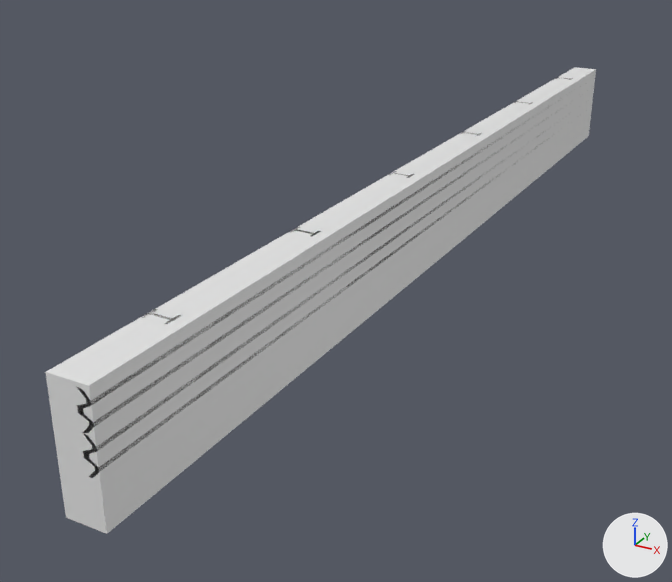
One commit to the FBX model Game/Content/Level_2/Prop/Fence_2/SM_Fence_2.fbx: the scene before it, then after it.
Rendered twice from a 50 mm camera at (0.07, -0.293, 0.074) aimed at (-0.02, -0.13, -0.008). The lights are fixed; the arrows at lower right show +X, +Y and +Z. The first picture is the older version. Where no turn or scale is listed for an object, it has been applied to the vertices. Vertices at exactly the same position are counted once.

The scene before the commit, as lines of its bpy script (objects in view):
```python
me_cb_fence_1_001 = bpy.data.meshes.new('CB_Fence_1.001')
me_cb_fence_1_001.from_pydata(...)  # a box spanning x -0.007..0.0, y -0.225..0.0, z 0.0..0.021
me_sm_railing_b_001 = bpy.data.meshes.new('SM_Railing_B.001')
me_sm_railing_b_001.from_pydata(...)  # 748 vertices, 1308 faces; spans x -0.007..0.0, y -0.225..0.0, z 0.0..0.021
me_sm_railing_b_001.materials.append(mat_m_barriers_metal)  # grey #808080
ob_cb_fence_1 = bpy.data.objects.new('CB_Fence_1', me_cb_fence_1_001)
ob_cb_fence_1.location = (0.0, 0.0, 0.0)
ob_fence = bpy.data.objects.new('Fence', me_sm_railing_b_001)
ob_fence.location = (0.0, 0.0, 0.0)
```
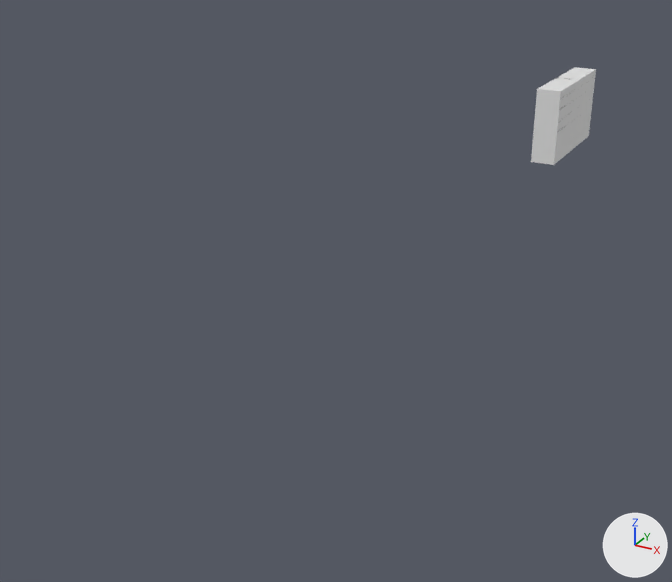
The change in detail:
me_sm_railing_b_001 is used by ob_fence; location (0.0, 0.0, 0.0).
me_sm_railing_b_001 had 748 vertices, 1308 faces and spanned x -0.007..0.0, y -0.225..0.0, z 0.0..0.021.
me_sm_railing_b_001 now has 158 vertices, 242 faces and spans x -0.007..0.0, y -0.038..0.0, z 0.0..0.021.
me_sm_railing_b_001 part 2: 15 loose pieces with 190 vertices, spanning x -0.007..-0.001, y -0.208..-0.055, z 0.0..0.021, are deleted.
me_sm_railing_b_001 part 3: 400 vertices removed from x -0.002..0.0, y -0.225..-0.056, z 0.008..0.02.
me_cb_fence_1_001 is used by ob_cb_fence_1; location (0.0, 0.0, 0.0).
me_cb_fence_1_001 had 8 vertices, 12 faces and spanned x -0.007..0.0, y -0.225..0.0, z 0.0..0.021.
me_cb_fence_1_001 now has 8 vertices, 12 faces and spans x -0.007..0.0, y -0.038..0.0, z 0.0..0.021.
me_cb_fence_1_001 part 1: the whole mesh is scaled about the mesh origin by (1, 0.167, 1).

Location of each change, (x1, y1, x2, y2) in pixels of the pictures (672 x 582 px):
'CB_Fence_1', rescaled (88% narrower, 79% shorter)
    before: (45, 67, 596, 534)
    after: (531, 67, 596, 165)
'Fence', reshaped
    before: (77, 77, 586, 478)
    after: (556, 77, 586, 126)
part 2 of me_sm_railing_b_001, deleted
    before: (142, 101, 533, 324)
part 3 of me_sm_railing_b_001, deleted
    before: (77, 101, 559, 478)
